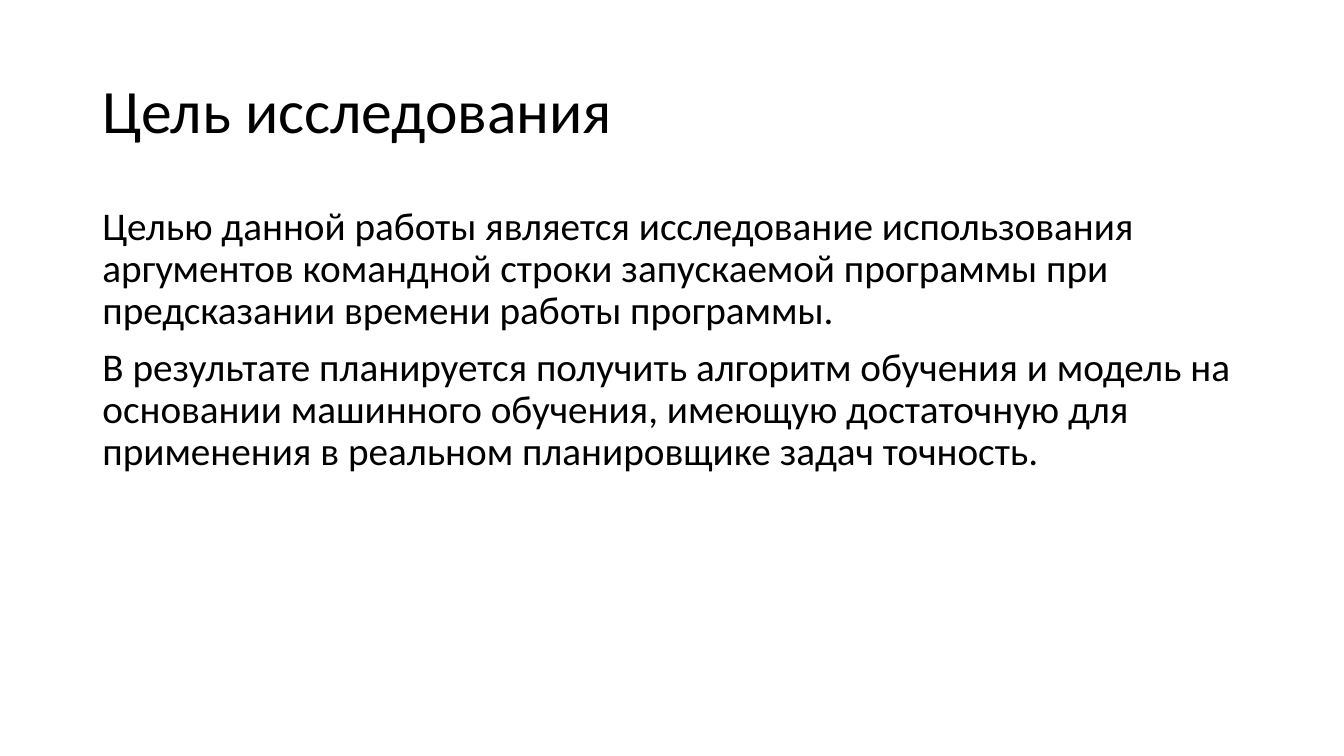
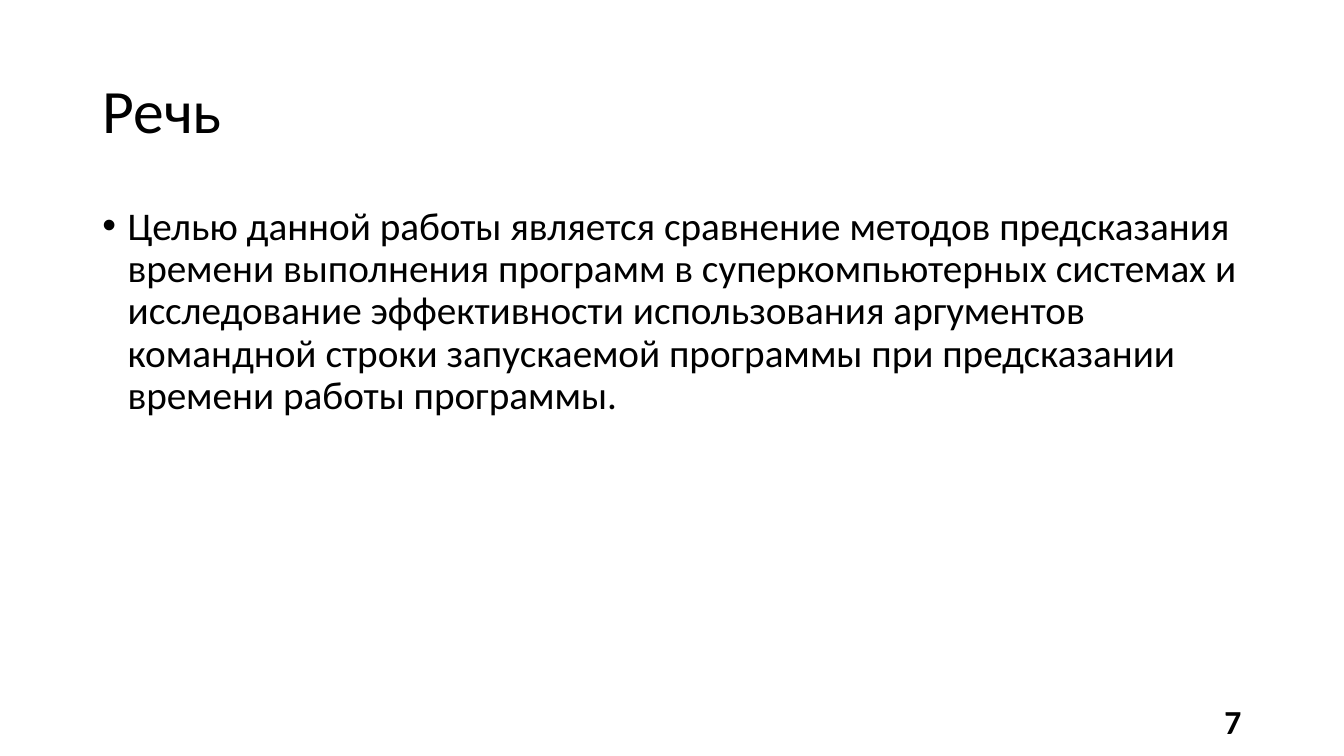
Before and after one commit to alexmeshr/task_time_prediction, a slide deck: slide 7 of presentation.pptx (slide 4 before the commit). Drawn at 1344x756 pixels with LibreOffice and Linux fonts; fonts in the diff are those of the drawing. Boxes give left, top, right and bottom in pixels: in the first picture for what was removed or moved away, otherwise in the second. Text is boxed around its words. In the diff, an @@ line names an element or a change of style, - is before the commit and + after.

```diff
--- a/presentation.pptx
+++ b/presentation.pptx
@@ title at [102,93,221,134]: text changed @@
-Цель исследования
+Речь
@@ text at [128,213,1236,416]: text changed @@
-Целью данной работы является исследование использования аргументов командной строки запускаемой программы при предсказании времени работы программы.
-В результате планируется получить алгоритм обучения и модель на основании машинного обучения, имеющую достаточную для применения в реальном планировщике задач точность.
+• Целью данной работы является сравнение методов предсказания времени выполнения программ в суперкомпьютерных системах и исследование эффективности использования аргументов командной строки запускаемой программы при предсказании времени работы программы.
@@ page number added at [1224,712,1241,734], 24 pt, text #000000, bold @@
+7
```
Also in this commit, not shown: 7 other slides changed, 20 slides added, 3 slides removed, 11 other files.
